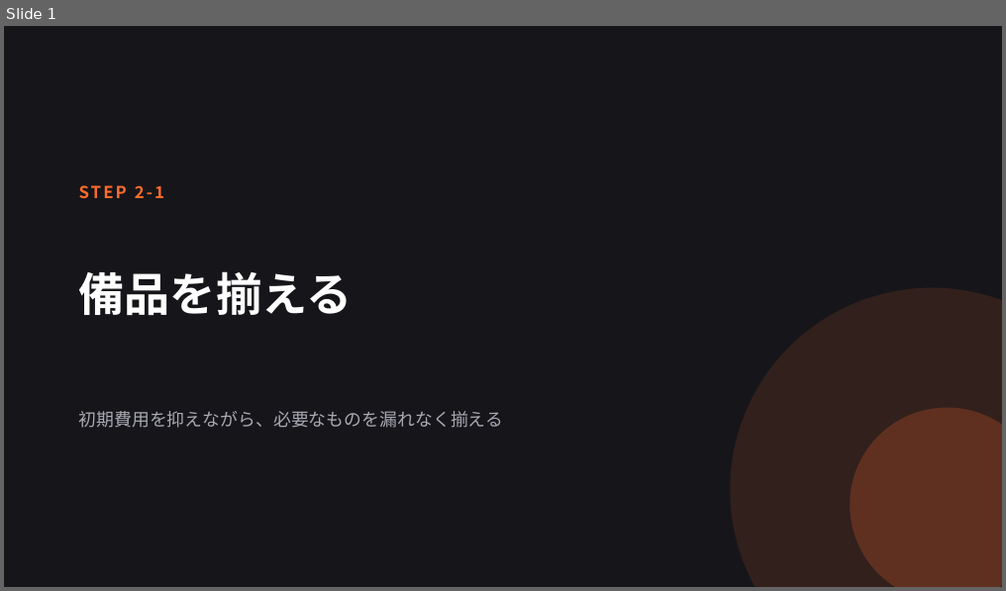
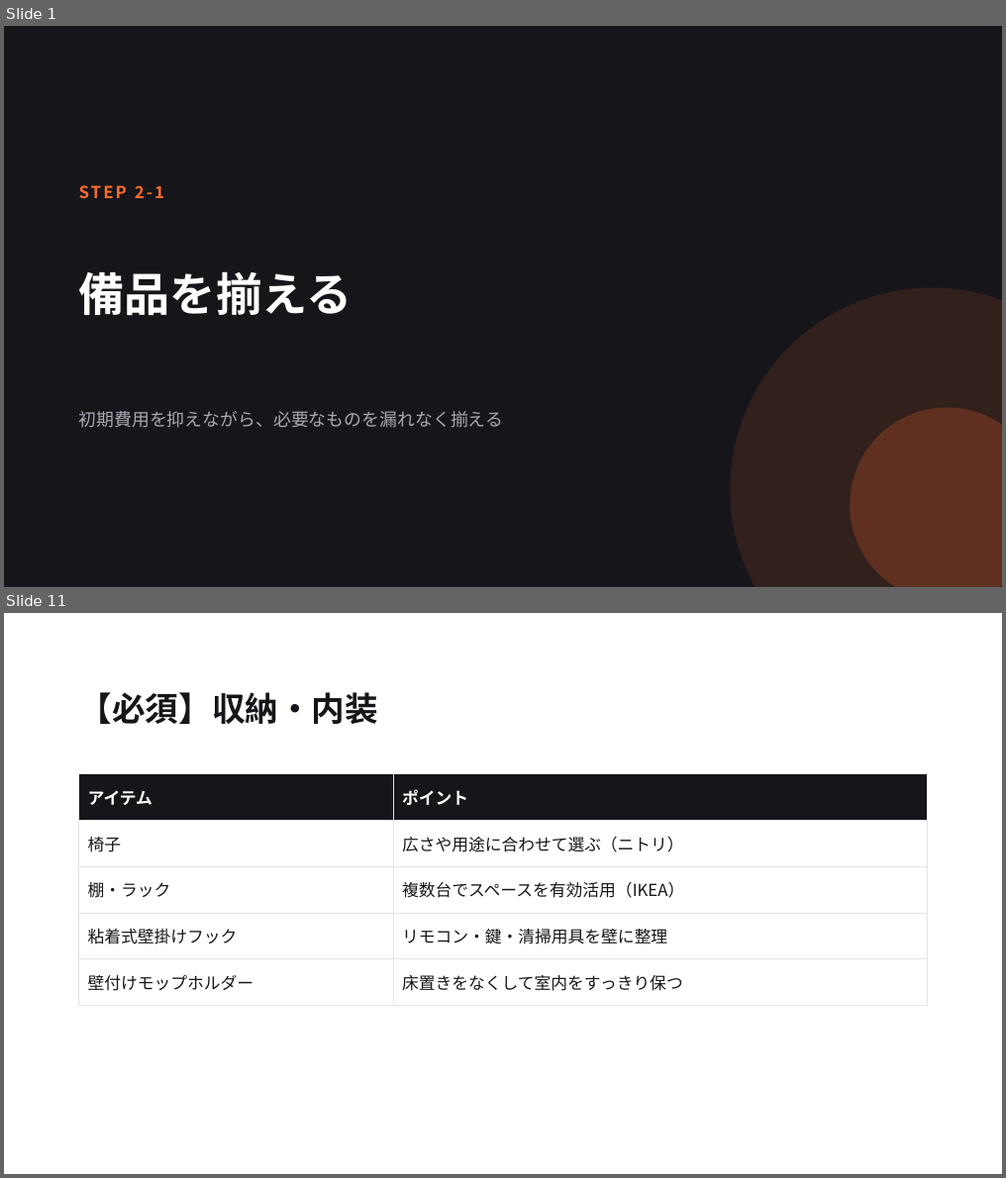
Before and after one commit to sou1104pc-ops/task-matrix, a slide deck: slides/11_備品を揃える.pptx. Shown one above the other, each under a label of ours: slide 1 before the commit, slides 1 and 11 after it; the slides between them are not shown. The pictures are 1006x591 and 1006x1178 pixels, drawn with LibreOffice and Linux fonts; fonts in the diff are those of the drawing. Boxes give left, top, right and bottom in pixels: in the first picture for what was removed or moved away, otherwise in the second. Text is boxed around its words. In the diff, an @@ line names an element or a change of style, - is before the commit and + after.

```diff
--- a/slides/11_備品を揃える.pptx
+++ b/slides/11_備品を揃える.pptx
@@ slide 11 added at box(4, 613, 1002, 1174), background #FFFFFF @@
@@ text added at box(79, 692, 378, 724), 32 pt, text #16161A, bold @@
+【必須】収納・内装
@@ table added at box(79, 774, 927, 995), 5 rows, 2 columns @@
+アイテム | ポイント
+椅子 | 広さや用途に合わせて選ぶ（ニトリ）
+棚・ラック | 複数台でスペースを有効活用（IKEA）
+粘着式壁掛けフック | リモコン・鍵・清掃用具を壁に整理
+壁付けモップホルダー | 床置きをなくして室内をすっきり保つ
```
Also in this commit, not shown: 2 slides changed, 21 other slides added, 3 slides removed, 19 other files.
